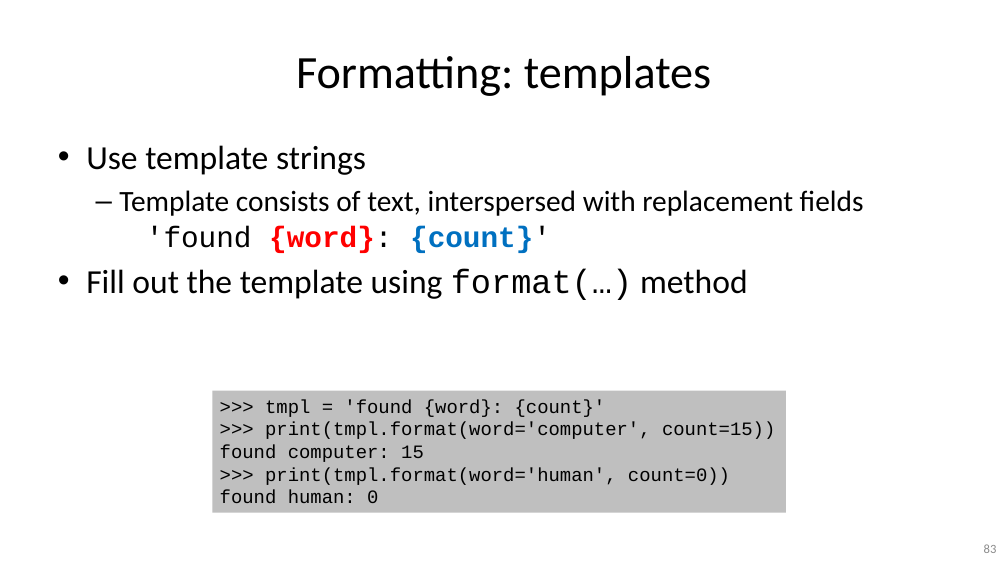
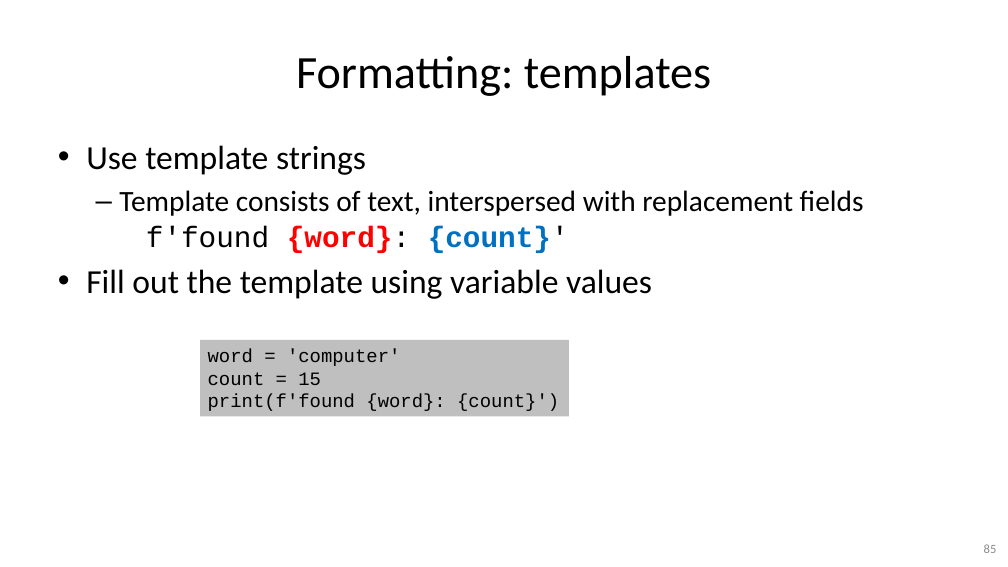
Before and after one commit to gjbex/Python-for-programmers, a slide deck: slide 85 of python_for_programmers.pptx (slide 83 before the commit). Drawn at 1008x567 pixels with LibreOffice and Linux fonts; fonts in the diff are those of the drawing. Boxes give left, top, right and bottom in pixels: in the first picture for what was removed or moved away, otherwise in the second. Text is boxed around its words. In the diff, an @@ line names an element or a change of style, - is before the commit and + after.

```diff
--- a/python_for_programmers.pptx
+++ b/python_for_programmers.pptx
@@ text at (86, 190, 864, 299): text changed @@
-  – Template consists of text, interspersed with replacement fields
-    'found {word}: {count}'
-• Fill out the template using format(…) method
+  – Template consists of text, interspersed with replacement fields
+    f'found {word}: {count}'
+• Fill out the template using variable values
@@ rectangle "word = 'computer'": place and size @@
-rectangle "word = 'computer'" at (212, 391, 786, 513)
+rectangle "word = 'computer'" at (200, 340, 569, 417)
@@ text in rectangle at (208, 349, 559, 411): text changed @@
->>> tmpl = 'found {word}: {count}'
->>> print(tmpl.format(word='computer', count=15))
-found computer: 15
->>> print(tmpl.format(word='human', count=0))
-found human: 0
+word = 'computer'
+count = 15
+print(f'found {word}: {count}')
```
Also in this commit, not shown: 16 other slides changed, 2 slides added.
